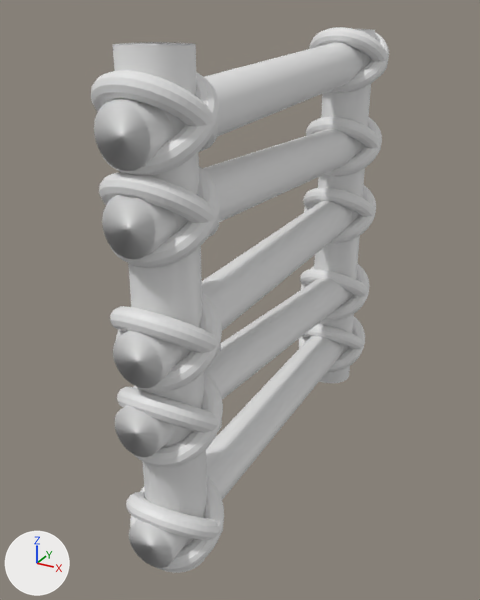
Renders of the Blender file Assets/Modelle/level/ladder/ladder.blend from each side of a commit.
The view is the same before and after, from a 50 mm camera at (1.27, -2.62, 1.1) aimed at (-0.1, -0.13, -0.14). Every picture has the same lights, and +X, +Y and +Z are marked at lower left.
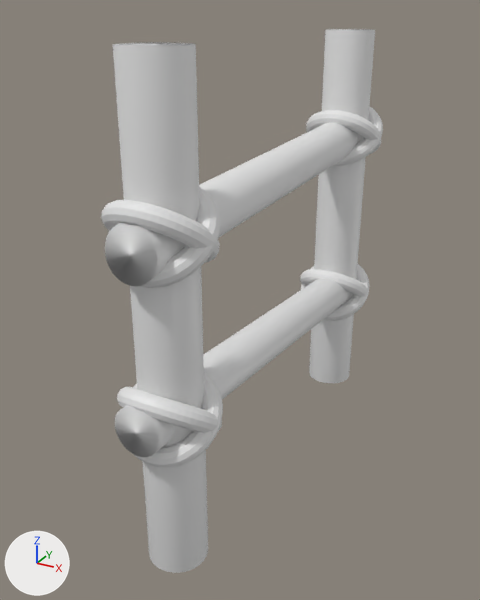
Changed parts and their boxes (x1, y1, x2, y2) in the pictures (480 x 600 px; the box of a moved part takes in the faces that stretch with it):
'Cylinder', reshaped (36% shorter)
    before: (94, 42, 363, 568)
    after: (105, 123, 358, 457)
'Torus.006', moved
    before: (99, 172, 219, 237)
    after: (101, 200, 220, 263)
'Torus.007', moved
    before: (110, 167, 220, 268)
    after: (108, 187, 221, 288)
'Torus.009', deleted
    before: (91, 70, 218, 152)
'Torus.005', deleted
    before: (110, 306, 221, 355)
'Torus.008', deleted
    before: (102, 72, 219, 176)
'Torus.001', deleted
    before: (126, 492, 223, 540)
'Torus.004', deleted
    before: (116, 293, 222, 391)
'Torus.013', moved
    before: (306, 117, 381, 152)
    after: (306, 110, 381, 154)
'Torus', deleted
    before: (130, 476, 224, 571)
'Torus.012', moved
    before: (325, 118, 382, 176)
    after: (335, 106, 383, 166)
'Torus.010', deleted
    before: (309, 27, 388, 77)
'Torus.014', deleted
    before: (303, 187, 375, 218)
'Torus.011', deleted
    before: (329, 33, 389, 93)
'Torus.018', deleted
    before: (302, 324, 364, 349)
'Torus.015', deleted
    before: (304, 186, 376, 243)
'Torus.019', deleted
    before: (299, 317, 365, 372)
part 1 of me_cylinder, moved or reshaped
    before: (94, 42, 363, 171)
    after: (105, 123, 358, 286)
part 2 of me_cylinder, deleted
    before: (113, 201, 352, 388)
part 3 of me_cylinder, deleted
    before: (129, 336, 343, 568)
part 4 of me_cylinder, deleted
    before: (102, 129, 357, 260)
'Cylinder.002', unchanged, uncovered by the edit
    before: (314, 29, 375, 383)
    after: (309, 29, 375, 383)

Patch to the scene script:
```diff
--- a/Assets/Modelle/level/ladder/ladder.blend.py
+++ b/Assets/Modelle/level/ladder/ladder.blend.py
@@ me_cylinder @@
 me_cylinder.from_pydata(...)  # 320 vertices, 170 faces; spans x -9.3..8.9, y -1.2..1.2, z -1.0..1.0
 # used by ob_cylinder; location = (0.0, 0.0, 0.0); rotation_euler = (0.0, 1.571, 1.571), in degrees (0, 90, 90); scale = (0.104, 0.104, 1.04)
+# me_cylinder part 1: the loose piece of 64 vertices spanning x -9.3..-6.3, y -1.0..1.0, z -1.0..1.0 is moved by (3.6, 0.0, 0.0)
+# me_cylinder part 2: the loose piece of 64 vertices spanning x -1.5..1.0, y -1.0..1.0, z -1.0..1.0 is deleted
+# me_cylinder part 3: the loose piece of 64 vertices spanning x 6.3..8.9, y -1.0..1.0, z -1.0..1.0 is deleted
+# me_cylinder part 4: the loose piece of 64 vertices spanning x -5.6..-3.0, y -1.0..1.0, z -1.0..1.0 is deleted
@@ ob_torus @@
-ob_torus = bpy.data.objects.new('Torus', me_torus)
@@ ob_torus_001 @@
-ob_torus_001 = bpy.data.objects.new('Torus.001', me_torus_001)
@@ ob_torus_005 @@
-ob_torus_005 = bpy.data.objects.new('Torus.005', me_torus_005)
@@ ob_torus_004 @@
-ob_torus_004 = bpy.data.objects.new('Torus.004', me_torus_004)
@@ ob_torus_007 @@
 ob_torus_007 = bpy.data.objects.new('Torus.007', me_torus_007)
-ob_torus_007.location = (0.0, -0.854, 0.474)
+ob_torus_007.location = (0.0, -0.854, 0.404)
 ob_torus_007.rotation_euler = (0.72, 0.0, 0.0)  # degrees (41, 0, 0)
@@ ob_torus_006 @@
 ob_torus_006 = bpy.data.objects.new('Torus.006', me_torus_006)
-ob_torus_006.location = (0.0, -0.864, 0.495)
+ob_torus_006.location = (0.0, -0.864, 0.407)
 ob_torus_006.rotation_euler = (-0.65, 0.0, 0.0)  # degrees (-37, 0, 0)
@@ ob_torus_009 @@
-ob_torus_009 = bpy.data.objects.new('Torus.009', me_torus_009)
@@ ob_torus_008 @@
-ob_torus_008 = bpy.data.objects.new('Torus.008', me_torus_008)
@@ ob_torus_011 @@
-ob_torus_011 = bpy.data.objects.new('Torus.011', me_torus_011)
@@ ob_torus_010 @@
-ob_torus_010 = bpy.data.objects.new('Torus.010', me_torus_010)
@@ ob_torus_013 @@
 ob_torus_013 = bpy.data.objects.new('Torus.013', me_torus_013)
-ob_torus_013.location = (0.0, 0.842, 0.445)
+ob_torus_013.location = (0.0, 0.842, 0.479)
 ob_torus_013.rotation_euler = (-0.65, 0.0, 0.0)  # degrees (-37, 0, 0)
@@ ob_torus_012 @@
 ob_torus_012 = bpy.data.objects.new('Torus.012', me_torus_012)
-ob_torus_012.location = (0.0, 0.853, 0.425)
+ob_torus_012.location = (0.0, 0.853, 0.482)
 ob_torus_012.rotation_euler = (0.72, 0.0, 0.0)  # degrees (41, 0, 0)
@@ ob_torus_015 @@
-ob_torus_015 = bpy.data.objects.new('Torus.015', me_torus_015)
@@ ob_torus_014 @@
-ob_torus_014 = bpy.data.objects.new('Torus.014', me_torus_014)
@@ ob_torus_019 @@
-ob_torus_019 = bpy.data.objects.new('Torus.019', me_torus_019)
@@ ob_torus_018 @@
-ob_torus_018 = bpy.data.objects.new('Torus.018', me_torus_018)
```
